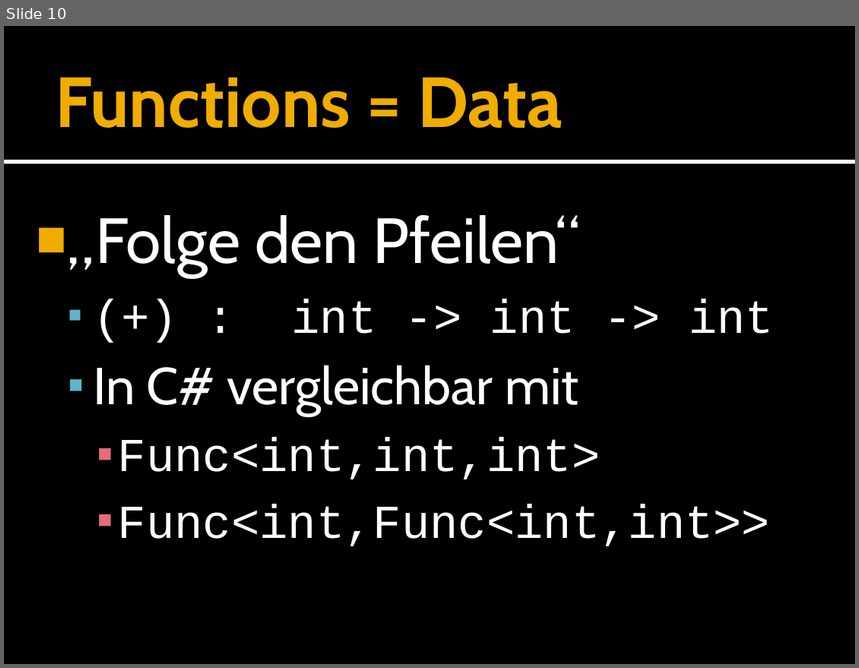
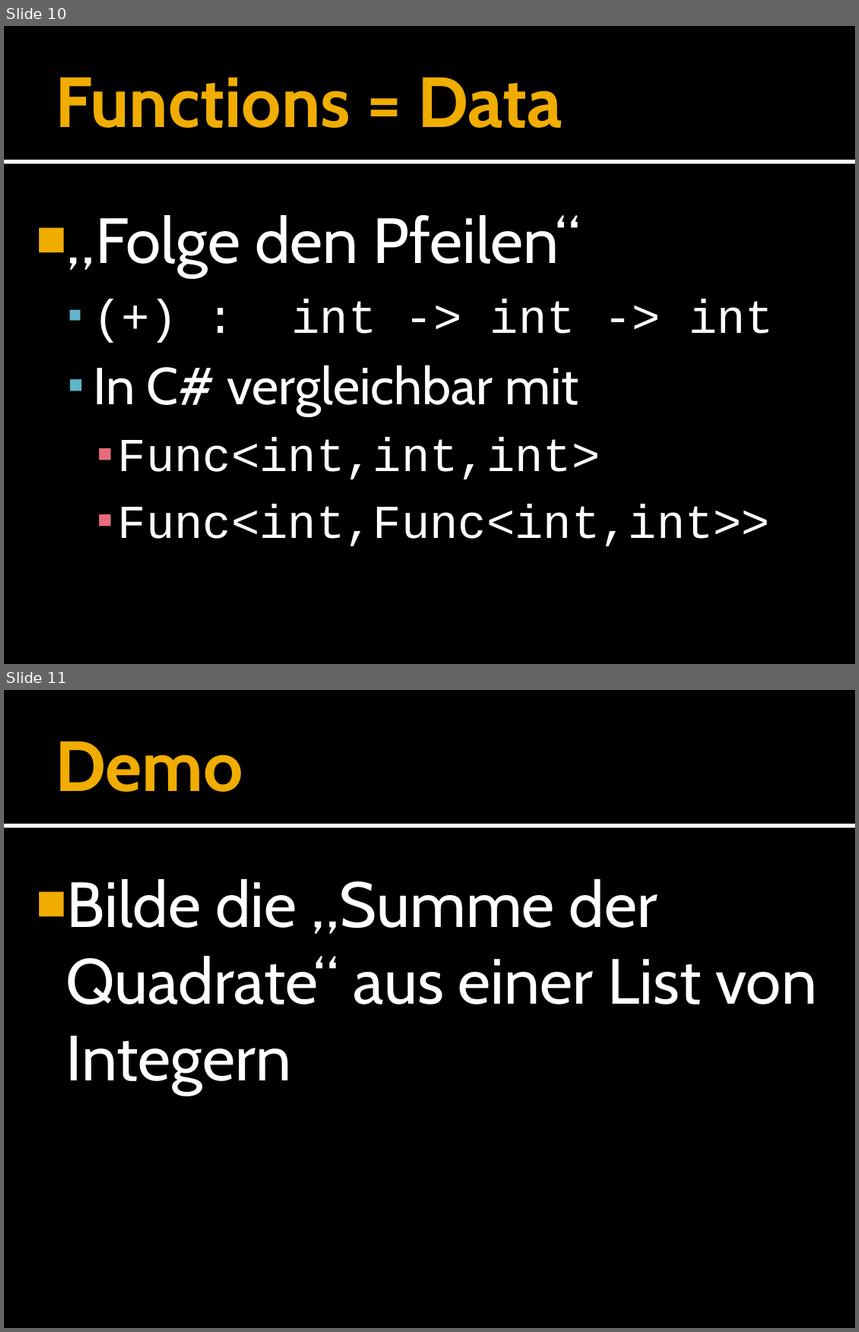
Before and after one commit to forki/FSharpTalk, a slide deck: IntroductionToFSharp.pptx. Shown one above the other, each under a label of ours: slide 10 before the commit, slides 10 and 11 after it. The pictures are 859x668 and 859x1332 pixels, drawn with LibreOffice and Linux fonts; fonts in the diff are those of the drawing. Boxes give left, top, right and bottom in pixels: in the first picture for what was removed or moved away, otherwise in the second. Text is boxed around its words. In the diff, an @@ line names an element or a change of style, - is before the commit and + after.

```diff
--- a/IntroductionToFSharp.pptx
+++ b/IntroductionToFSharp.pptx
@@ slide 11 added at bbox=[4, 690, 855, 1328], background #000000; not listed: 2 template elements that a slide beside it also shows @@
@@ title added at bbox=[55, 741, 243, 792], 60 pt, text #F0AD00, bold @@
+Demo
@@ text added at bbox=[66, 879, 817, 1094], 54 pt, text #FFFFFF @@
+■ Bilde die „Summe der Quadrate“ aus einer List von Integern
```
Also in this commit, not shown: 2 slides changed.
